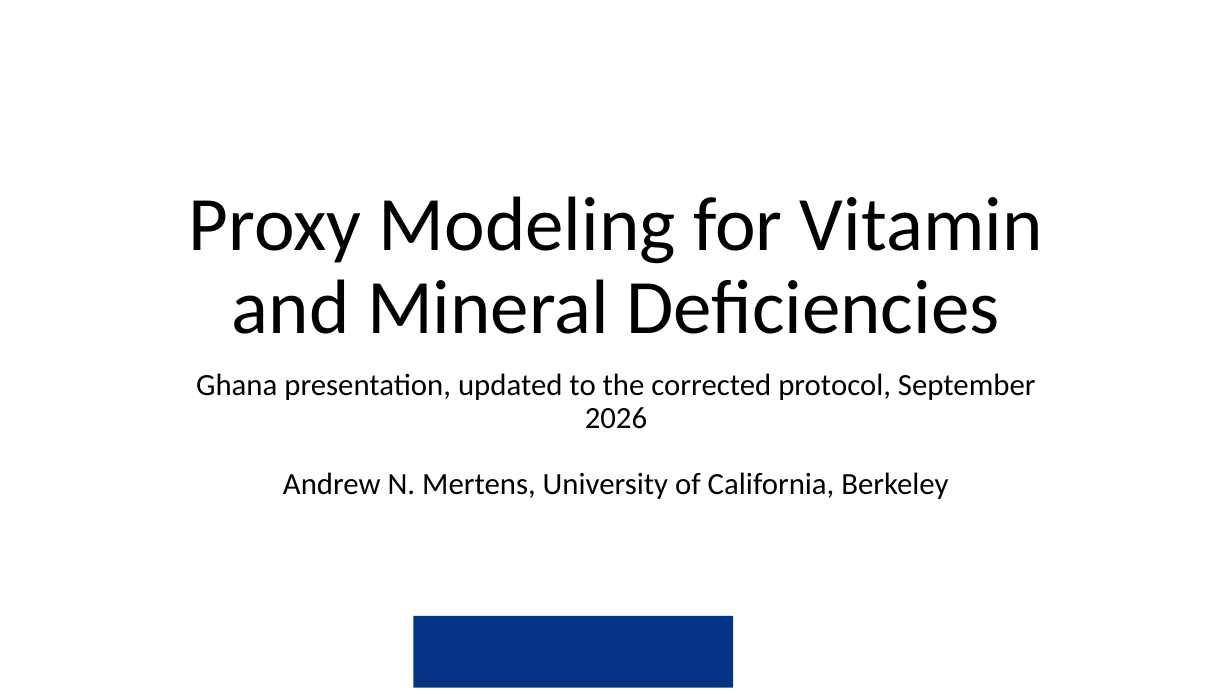
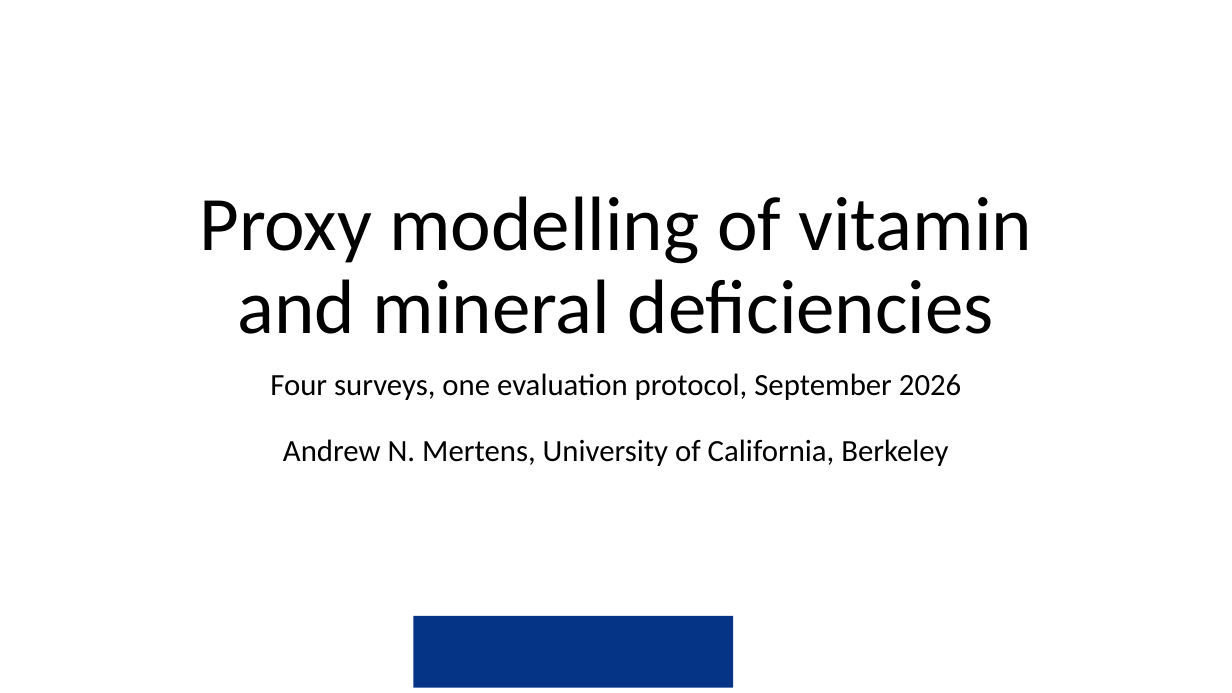
Before and after one commit to amertens/mn-prediction, a slide deck: slide 1 of docs/slides/MN-proxy-Ghana-presentation-2026-09.pptx. Drawn at 1232x693 pixels with LibreOffice and Linux fonts; fonts in the diff are those of the drawing; background and template pictures are left out. Boxes give left, top, right and bottom in pixels: in the first picture for what was removed or moved away, otherwise in the second. Text is boxed around its words. In the diff, an @@ line names an element or a change of style, - is before the commit and + after.

```diff
--- a/docs/slides/MN-proxy-Ghana-presentation-2026-09.pptx
+++ b/docs/slides/MN-proxy-Ghana-presentation-2026-09.pptx
@@ title at box(199, 196, 1032, 334): text changed @@
-Proxy Modeling for Vitamin and Mineral Deficiencies
+Proxy modelling of vitamin and mineral deficiencies
@@ subtitle at box(270, 373, 961, 466): text changed @@
-Ghana presentation, updated to the corrected protocol, September 2026
-Andrew N. Mertens, University of California, Berkeley
+Four surveys, one evaluation protocol, September 2026
+Andrew N. Mertens, University of California, Berkeley
```
Also in this commit, not shown: 19 other slides changed, 30 slides added, 20 slides removed, 7 other files.
